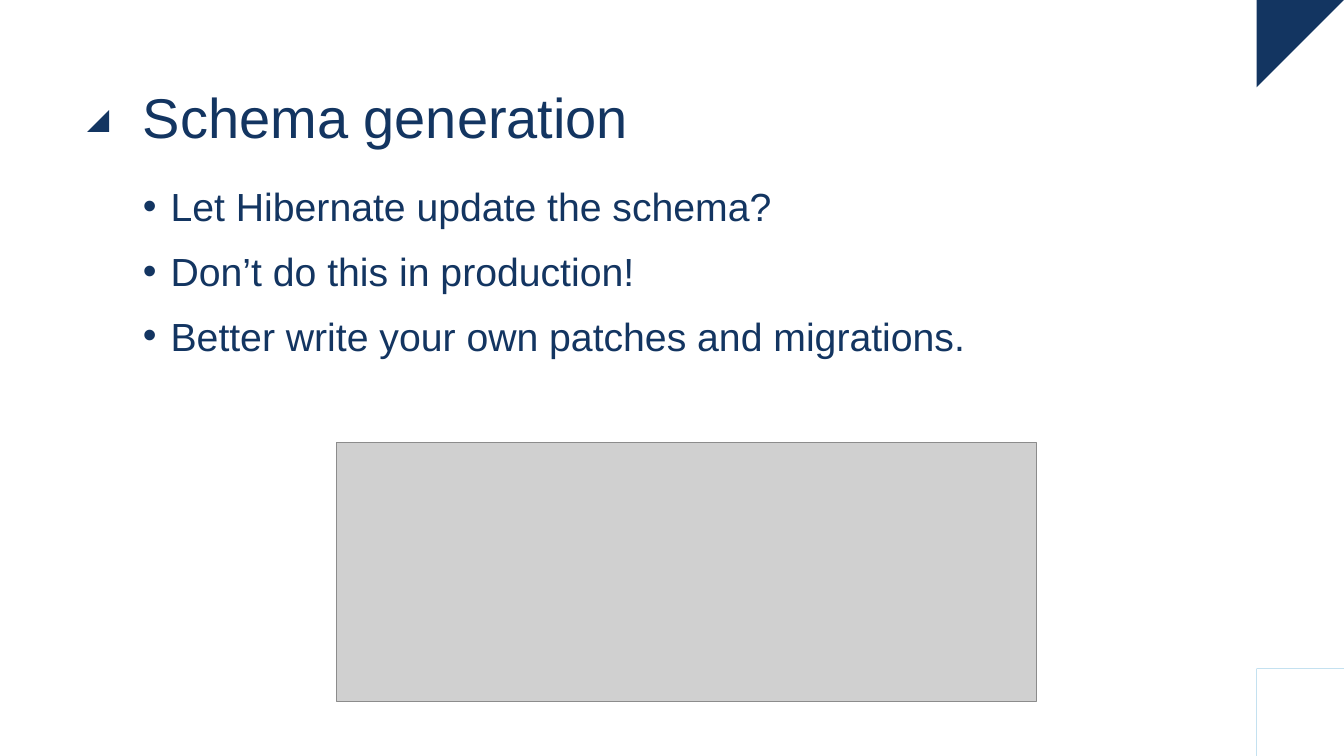
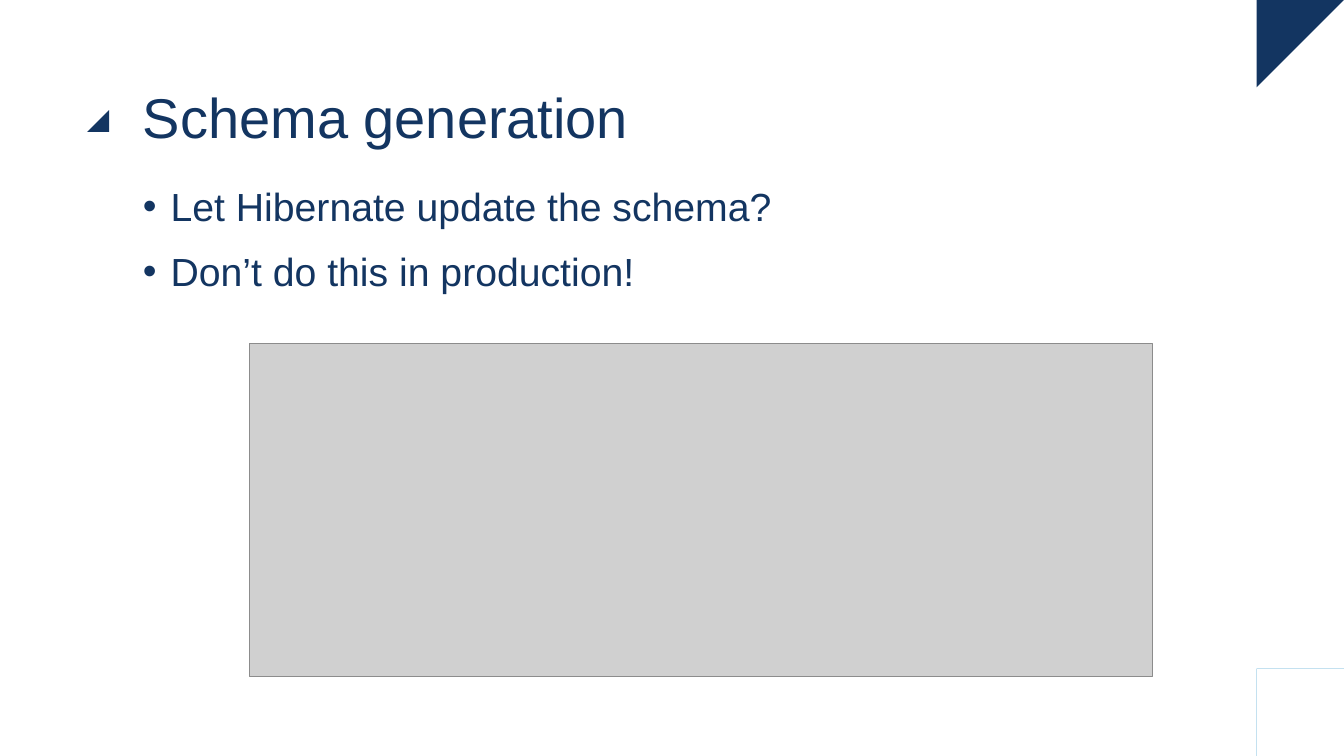
Before and after one commit to raoulvdberge/jpa-with-hibernate, a slide deck: slide 31 of slides.pptx. Drawn at 1344x756 pixels with LibreOffice and Linux fonts; fonts in the diff are those of the drawing; grey boxes stand for pictures. Boxes give left, top, right and bottom in pixels: in the first picture for what was removed or moved away, otherwise in the second. Text is boxed around its words. In the diff, an @@ line names an element or a change of style, - is before the commit and + after.

```diff
--- a/slides.pptx
+++ b/slides.pptx
@@ text at (x1=171, y1=322, x2=964, y2=359): paragraph removed @@
-• Better write your own patches and migrations.
@@ picture resized from (x1=337, y1=443, x2=1036, y2=701) to (x1=249, y1=344, x2=1152, y2=678) @@
```
Also in this commit, not shown: 22 other slides changed, 1 other file.
